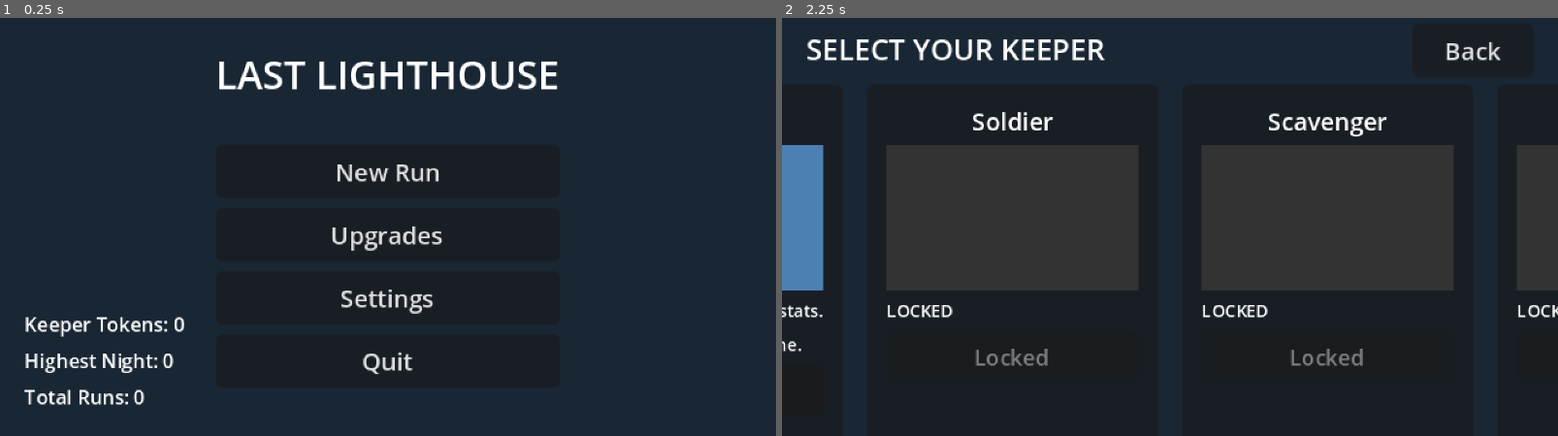
Above: before the commit, frames 1-2 (left to right).
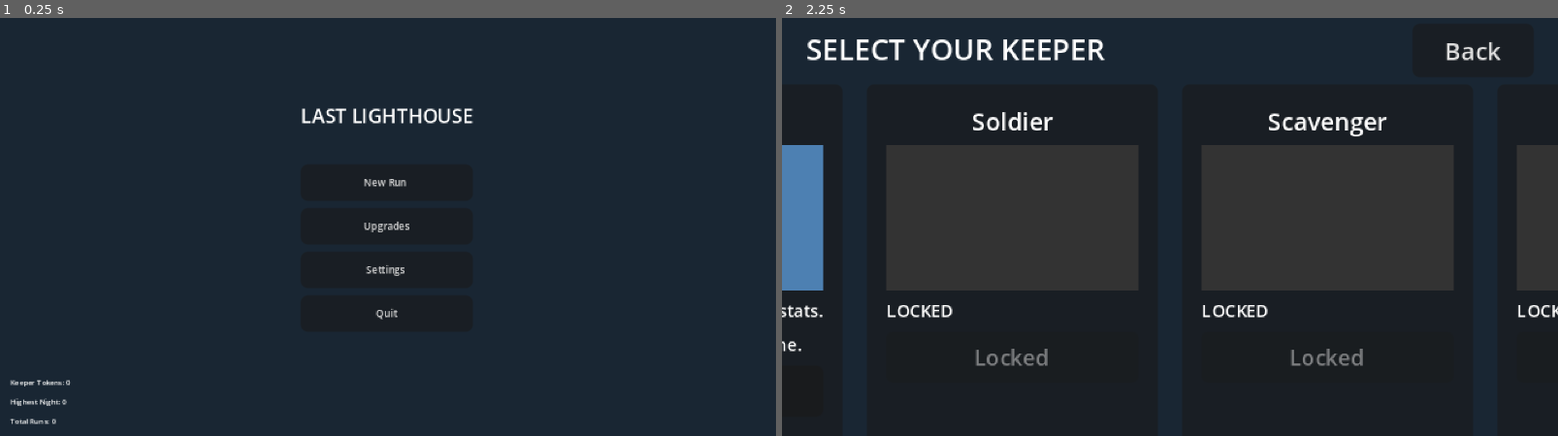
Above: after the commit, the same moments.

Repository: Giorino/last-lighthouse
Game: Godot game, scene res://scenes/ui/main_menu.tscn
The game is run twice, just before and just after one commit, with the same random seed, the same clock (stepped at 60 frames per second) and the same inputs.
Inputs:
- Up to frame 1 (0.25 s): no input
- Up to frame 2 (2.25 s): click "New Run" at 0.5 s; click "Back" at 1.25 s; click "New Run" at 2 s

The runs differ from the first frame. In frame 1, 4.1% of the frame differs, in the area x 1-72%, y 10-98%; in frame 2, nothing differs.

Commit message:
UI Scale: Reduce main menu elements by 60%
Main menu had huge elements:
- Title: 16px (96px on screen!)
- Buttons: 10px (60px on screen)
- Stats: 8px (48px on screen)

Changes:
- Title "LAST LIGHTHOUSE": 16px→8px (48px on screen)
- Buttons: 100x20→60x12px, font 10px→4px (24px on screen)
- Stats: 8px→3px (18px on screen)
- Margins: 10px→4px
- Button separation: 4px→3px
- Spacer: 10px→6px

Result: Consistent with rest of UI (3-4px fonts, ~18-24px on screen)

Diff:
--- a/scenes/ui/main_menu.tscn
+++ b/scenes/ui/main_menu.tscn
@@ -33,41 +33,41 @@
 
 [node name="TitleLabel" type="Label" parent="CenterContainer/VBoxContainer"]
 layout_mode = 2
-theme_override_font_sizes/font_size = 16
+theme_override_font_sizes/font_size = 8
 text = "LAST LIGHTHOUSE"
 horizontal_alignment = 1
 vertical_alignment = 1
 
 [node name="Spacer" type="Control" parent="CenterContainer/VBoxContainer"]
-custom_minimum_size = Vector2(0, 10)
+custom_minimum_size = Vector2(0, 6)
 layout_mode = 2
 
 [node name="ButtonContainer" type="VBoxContainer" parent="CenterContainer/VBoxContainer"]
 layout_mode = 2
-theme_override_constants/separation = 4
+theme_override_constants/separation = 3
 
 [node name="NewRunButton" type="Button" parent="CenterContainer/VBoxContainer/ButtonContainer"]
-custom_minimum_size = Vector2(100, 20)
+custom_minimum_size = Vector2(60, 12)
 layout_mode = 2
-theme_override_font_sizes/font_size = 10
+theme_override_font_sizes/font_size = 4
 text = "New Run"
 
 [node name="UpgradesButton" type="Button" parent="CenterContainer/VBoxContainer/ButtonContainer"]
-custom_minimum_size = Vector2(100, 20)
+custom_minimum_size = Vector2(60, 12)
 layout_mode = 2
-theme_override_font_sizes/font_size = 10
+theme_override_font_sizes/font_size = 4
 text = "Upgrades"
 
 [node name="SettingsButton" type="Button" parent="CenterContainer/VBoxContainer/ButtonContainer"]
-custom_minimum_size = Vector2(100, 20)
+custom_minimum_size = Vector2(60, 12)
 layout_mode = 2
-theme_override_font_sizes/font_size = 10
+theme_override_font_sizes/font_size = 4
 text = "Settings"
 
 [node name="QuitButton" type="Button" parent="CenterContainer/VBoxContainer/ButtonContainer"]
-custom_minimum_size = Vector2(100, 20)
+custom_minimum_size = Vector2(60, 12)
 layout_mode = 2
-theme_override_font_sizes/font_size = 10
+theme_override_font_sizes/font_size = 4
 text = "Quit"
 
 [node name="StatsContainer" type="MarginContainer" parent="."]
@@ -75,17 +75,17 @@
 anchors_preset = 2
 anchor_top = 1.0
 anchor_bottom = 1.0
-offset_top = -40.0
-offset_right = 120.0
+offset_top = -25.0
+offset_right = 70.0
 grow_vertical = 0
-theme_override_constants/margin_left = 10
-theme_override_constants/margin_top = 10
-theme_override_constants/margin_right = 10
-theme_override_constants/margin_bottom = 10
+theme_override_constants/margin_left = 4
+theme_override_constants/margin_top = 4
+theme_override_constants/margin_right = 4
+theme_override_constants/margin_bottom = 4
 
 [node name="StatsLabel" type="Label" parent="StatsContainer"]
 layout_mode = 2
-theme_override_font_sizes/font_size = 8
+theme_override_font_sizes/font_size = 3
 text = "Keeper Tokens: 0
 Highest Night: 0
 Total Runs: 0"
